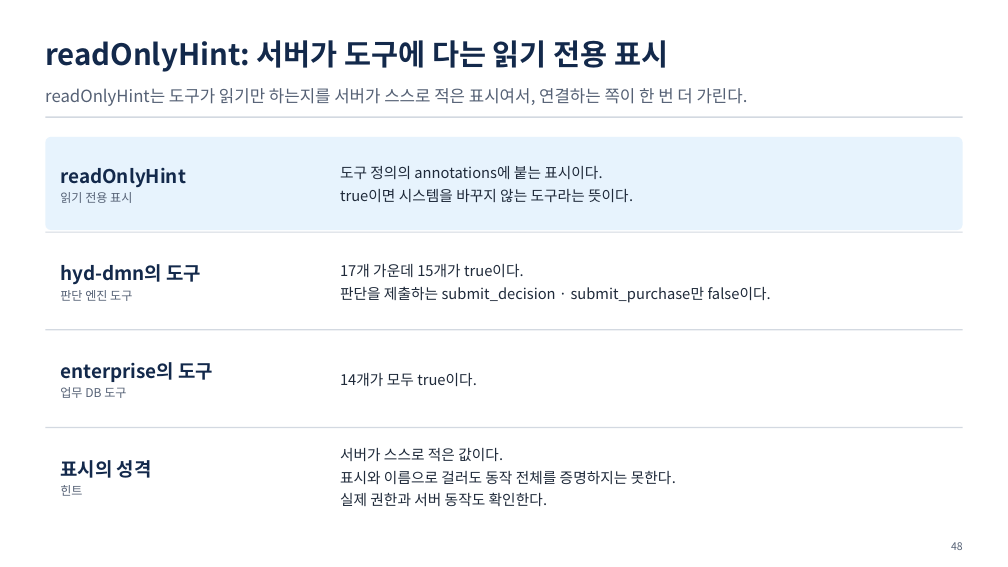
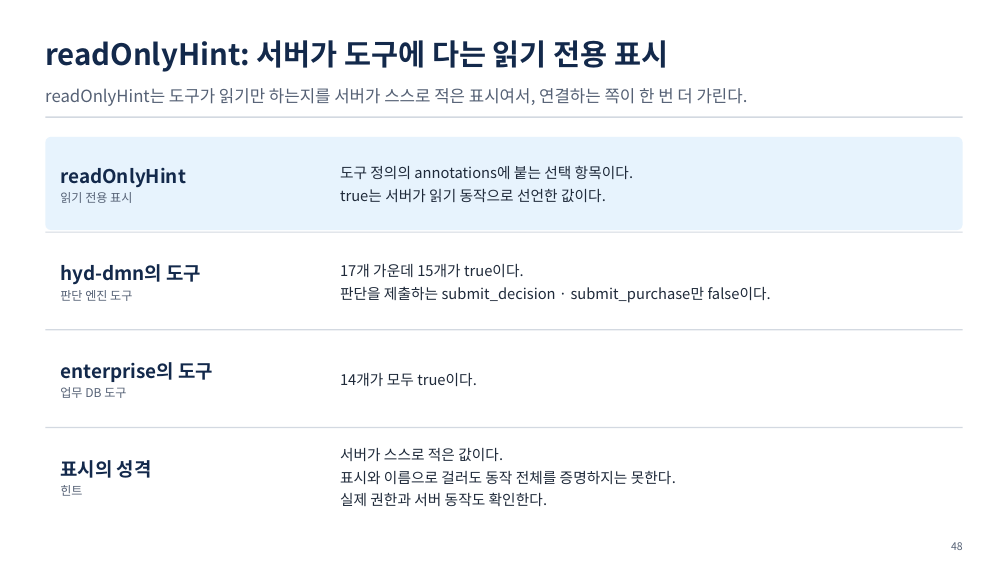
Before and after one commit to uengine-oss/hyd-iot-edu, a slide deck: slide 48 of workspace/강의제작/산출물/통합반/이론/06회차/통합반_06일차.pptx. Drawn at 1008x567 pixels with LibreOffice and Linux fonts; fonts in the diff are those of the drawing. Boxes give left, top, right and bottom in pixels: in the first picture for what was removed or moved away, otherwise in the second. Text is boxed around its words. In the diff, an @@ line names an element or a change of style, - is before the commit and + after.

```diff
--- a/workspace/강의제작/산출물/통합반/이론/06회차/통합반_06일차.pptx
+++ b/workspace/강의제작/산출물/통합반/이론/06회차/통합반_06일차.pptx
@@ text at (340, 165, 633, 202): text changed @@
-도구 정의의 annotations에 붙는 표시이다.
-true이면 시스템을 바꾸지 않는 도구라는 뜻이다.
+도구 정의의 annotations에 붙는 선택 항목이다.
+true는 서버가 읽기 동작으로 선언한 값이다.
```
Also in this commit, not shown: 7 other slides changed, 20 other files.
